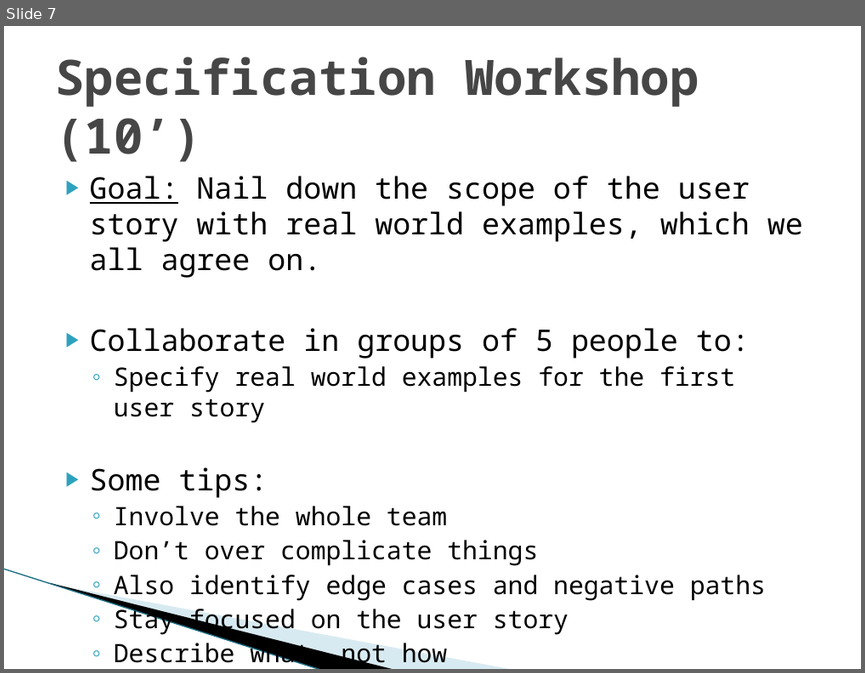
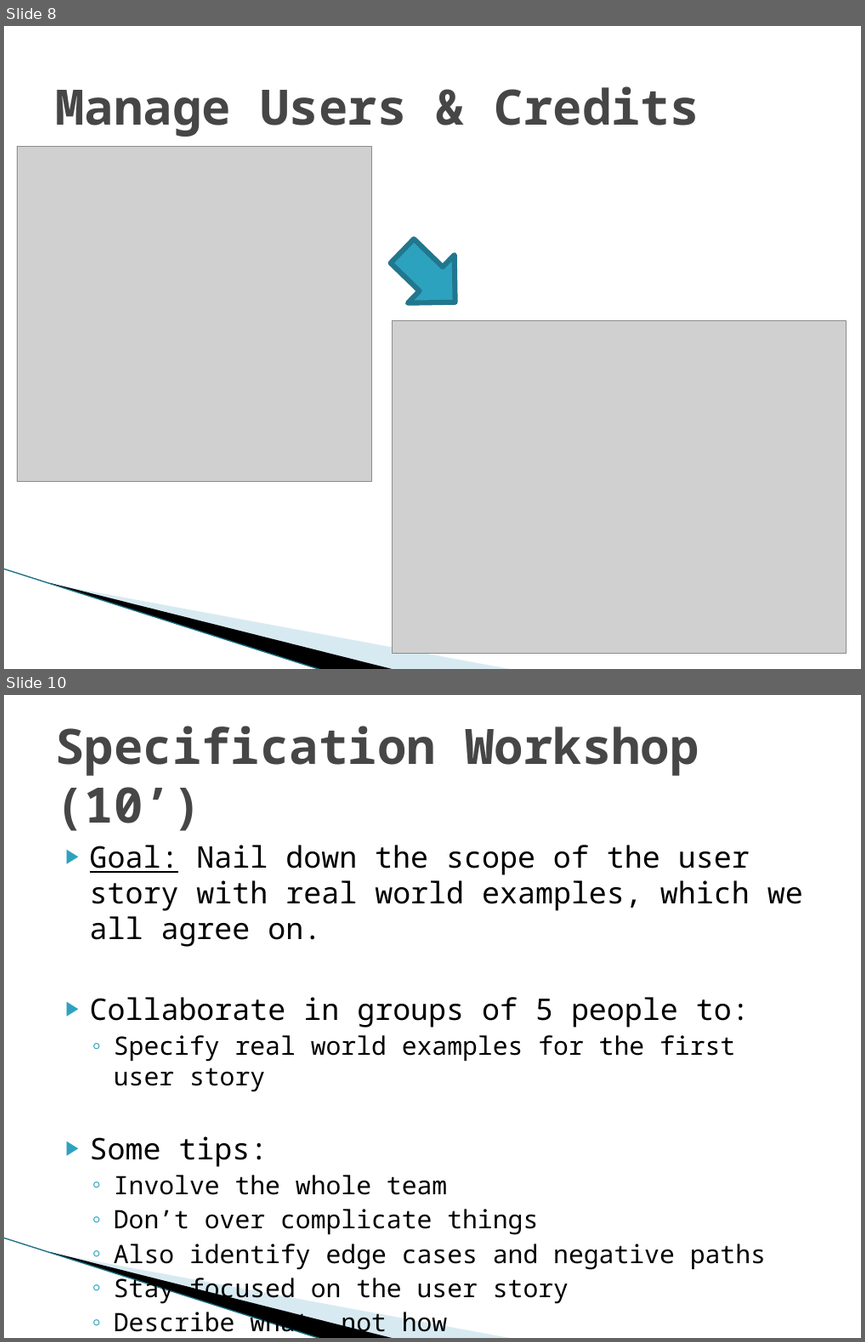
Before and after one commit to michelgrootjans/agileacceptancetesting, a slide deck: Slides/20090514_iLearn_AgileAcceptanceTesting.pptx. Shown one above the other, each under a label of ours: slide 7 before the commit, slides 8 and 10 after it; the slides between them are not shown. The pictures are 865x673 and 865x1342 pixels, drawn with LibreOffice and Linux fonts; fonts in the diff are those of the drawing; grey boxes stand for pictures; background and template pictures are left out. Boxes give left, top, right and bottom in pixels: in the first picture for what was removed or moved away, otherwise in the second. Text is boxed around its words. In the diff, an @@ line names an element or a change of style, - is before the commit and + after.

```diff
--- a/Slides/20090514_iLearn_AgileAcceptanceTesting.pptx
+++ b/Slides/20090514_iLearn_AgileAcceptanceTesting.pptx
@@ slide 8 added at (4, 26, 861, 669), background #FFFFFF; not listed: 3 template elements that a slide beside it also shows @@
@@ title added at (55, 86, 699, 136), 41 pt, text #464646, bold @@
+Manage Users & Credits
@@ picture added at (18, 147, 372, 482) @@
@@ right arrow added at (379, 227, 478, 326), fill #2DA2BF, outline #21788D 4.33 pt @@
@@ picture added at (392, 321, 846, 653) @@
@@ what was slide 7 is now slide 10 @@
```
Also in this commit, not shown: 4 slides changed, 1 other slide added, 1 slide removed, 18 other files.
